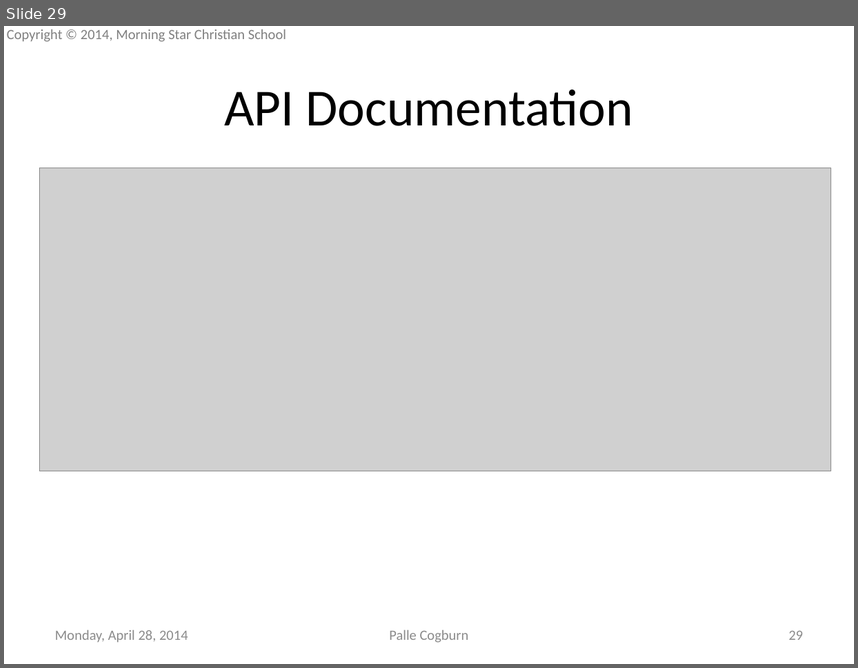
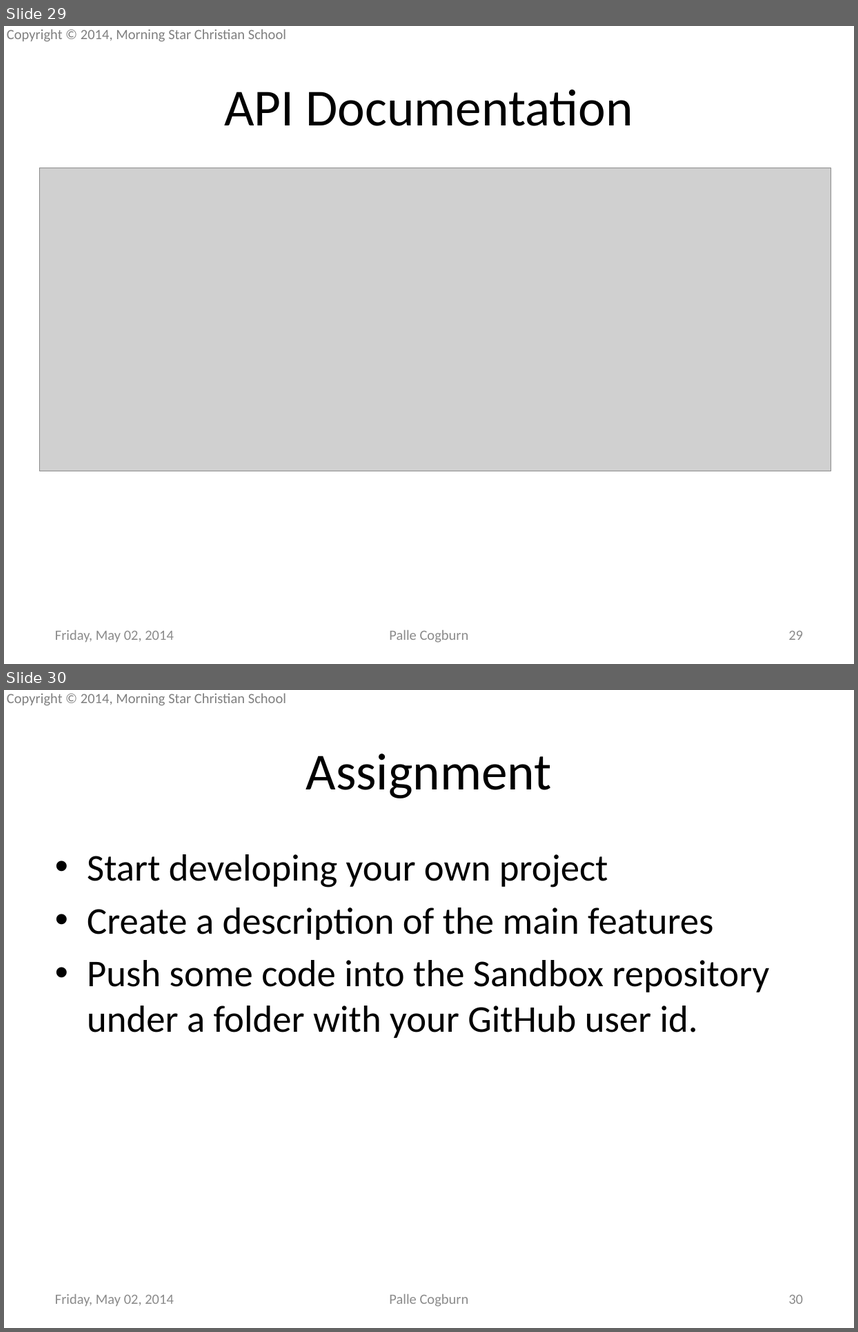
Before and after one commit to mscsbend/presentations, a slide deck: Lesson 2.pptx. Shown one above the other, each under a label of ours: slide 29 before the commit, slides 29 and 30 after it. The pictures are 858x668 and 858x1332 pixels, drawn with LibreOffice and Linux fonts; fonts in the diff are those of the drawing; grey boxes stand for pictures; background and template pictures are left out. Boxes give left, top, right and bottom in pixels: in the first picture for what was removed or moved away, otherwise in the second. Text is boxed around its words. In the diff, an @@ line names an element or a change of style, - is before the commit and + after.

```diff
--- a/Lesson 2.pptx
+++ b/Lesson 2.pptx
@@ slide 30 added at box(4, 690, 854, 1328), background picture (left out); not listed: 1 template element that a slide beside it also shows @@
@@ title added at box(306, 753, 552, 798), 44 pt, text #000000 @@
+Assignment
@@ text added at box(87, 854, 769, 1038), 32 pt, text #000000 @@
+• Start developing your own project
+• Create a description of the main features
+• Push some code into the Sandbox repository under a folder with your GitHub user id.
@@ text added at box(55, 1294, 174, 1305), 12 pt, text #8C8C8C @@
+Friday, May 02, 2014
@@ text added at box(389, 1294, 469, 1306), 12 pt, text #8C8C8C @@
+Palle Cogburn
@@ page number added at box(789, 1294, 803, 1303), 12 pt, text #8C8C8C @@
+30
@@ slide 29 changed as well @@
@@ text at box(55, 630, 174, 641): text changed @@
-Monday, April 28, 2014
+Friday, May 02, 2014
```
Also in this commit, not shown: 28 other slides changed, 21 other slides added.
